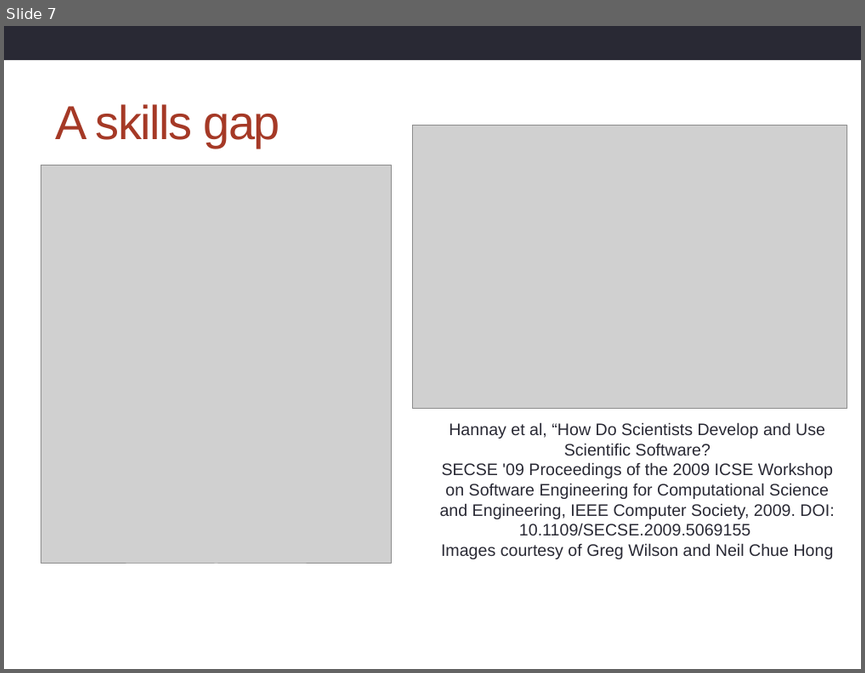
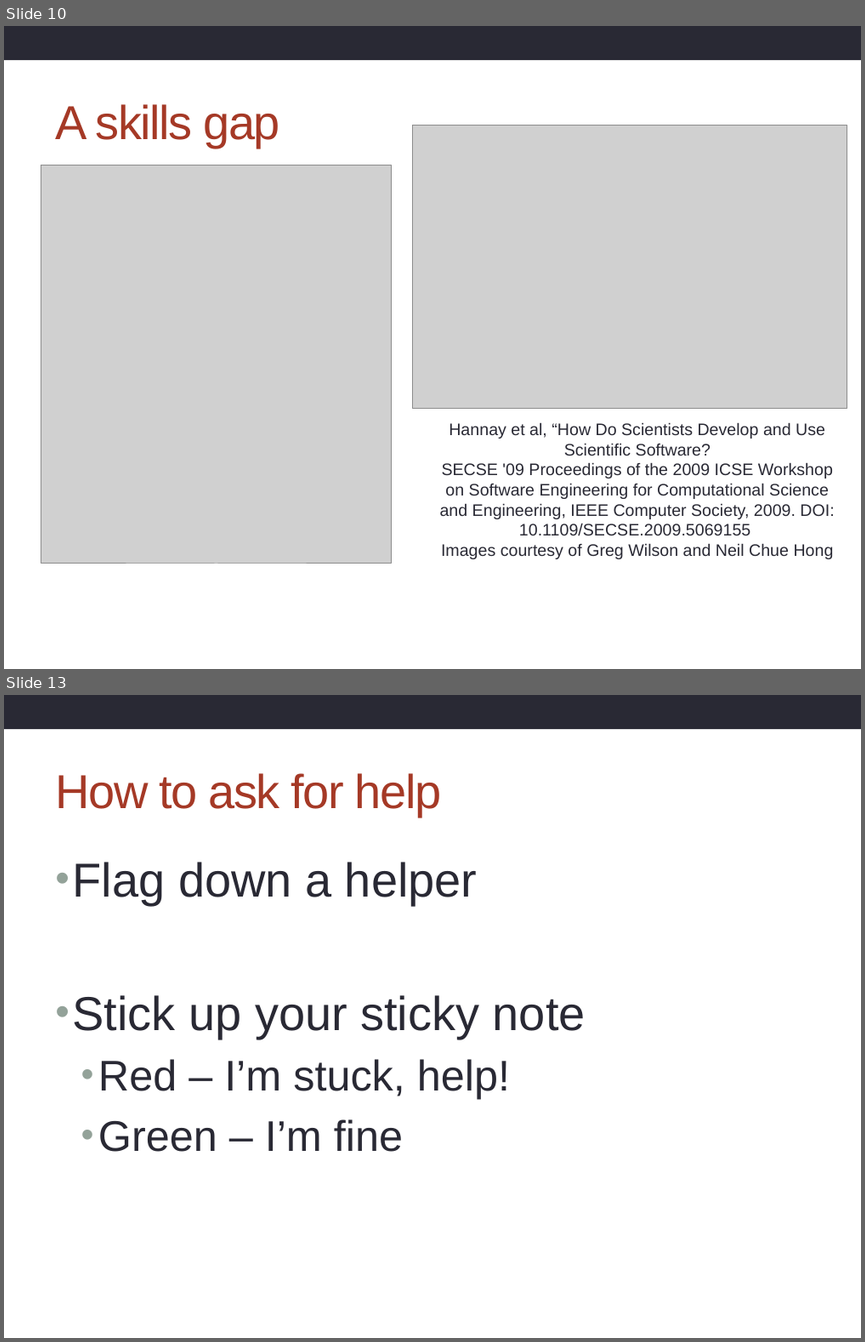
Before and after one commit to hpcarcher/2014-09-16-imperial, a slide deck: archer/Introduction.pptx. Shown one above the other, each under a label of ours: slide 7 before the commit, slides 10 and 13 after it; the slides between them are not shown. The pictures are 865x673 and 865x1342 pixels, drawn with LibreOffice and Linux fonts; fonts in the diff are those of the drawing; grey boxes stand for pictures; background and template pictures are left out. Boxes give left, top, right and bottom in pixels: in the first picture for what was removed or moved away, otherwise in the second. Text is boxed around its words. In the diff, an @@ line names an element or a change of style, - is before the commit and + after.

```diff
--- a/archer/Introduction.pptx
+++ b/archer/Introduction.pptx
@@ slide 13 added at [4, 695, 861, 1338], background #FFFFFF; not listed: 1 template element that a slide beside it also shows @@
@@ title added at [55, 773, 442, 817], 40 pt, text #A53926 @@
+How to ask for help
@@ text added at [73, 862, 585, 1151], 40 pt, text #292934 @@
+• Flag down a helper
+• Stick up your sticky note
+  • Red – I’m stuck, help!
+  • Green – I’m fine
@@ what was slide 7 is now slide 10 @@
```
Also in this commit, not shown: 5 slides changed, 6 other slides added, 2 slides removed, 6 other files.
